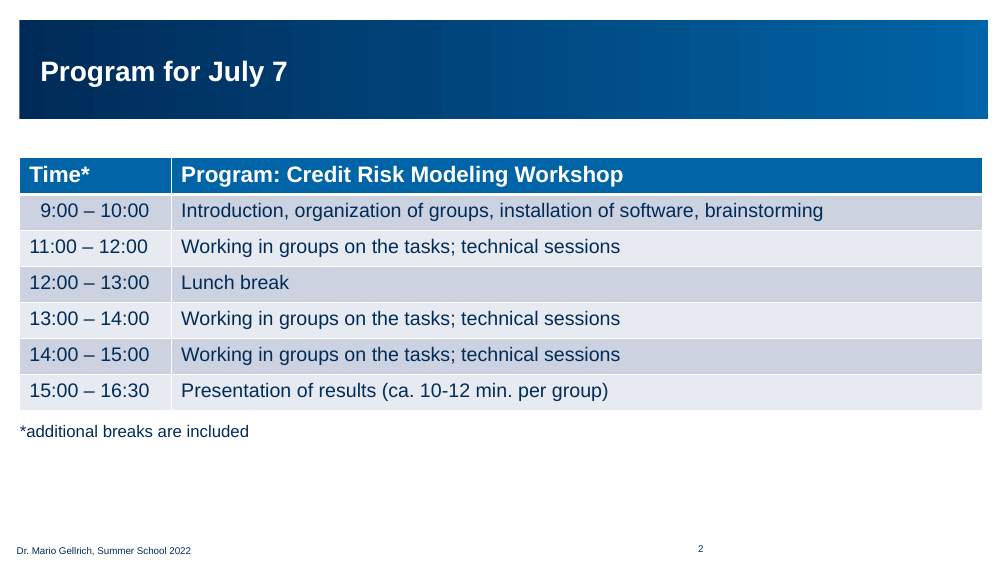
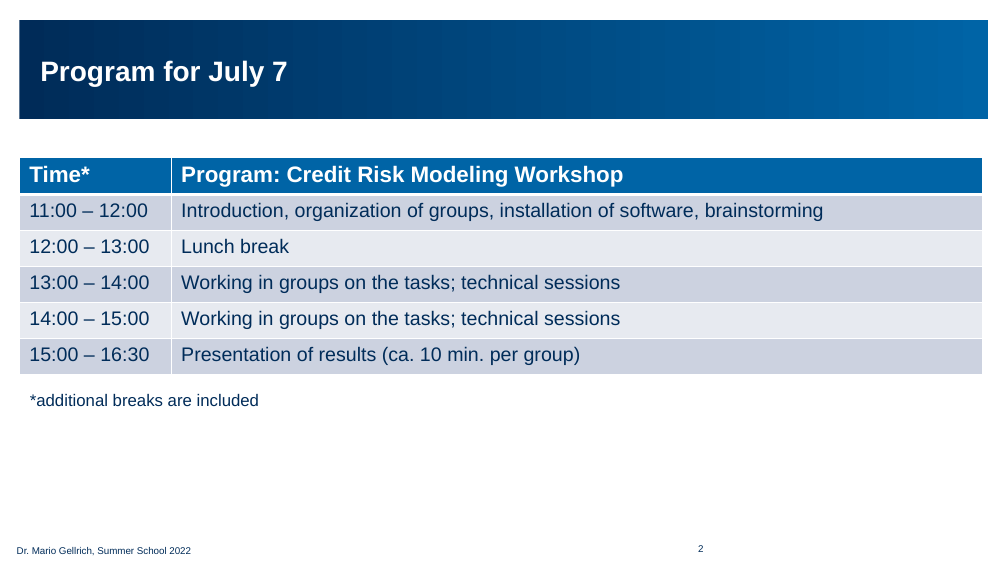
Before and after one commit to simschwab/summer_school_FS2022, a slide deck: slide 2 of Credit_Risk_Modeling/Slides_Credit_Risk_Modeling_Workshop_EN.pptx. Drawn at 1008x567 pixels with LibreOffice and Linux fonts; fonts in the diff are those of the drawing; background and template pictures are left out. Boxes give left, top, right and bottom in pixels: in the first picture for what was removed or moved away, otherwise in the second. Text is boxed around its words. In the diff, an @@ line names an element or a change of style, - is before the commit and + after.

Commit message:
update summer school FS2022

```diff
--- a/Credit_Risk_Modeling/Slides_Credit_Risk_Modeling_Workshop_EN.pptx
+++ b/Credit_Risk_Modeling/Slides_Credit_Risk_Modeling_Workshop_EN.pptx
@@ table at bbox=[19, 157, 983, 374] @@
-row 2: 9:00 – 10:00 | Introduction, organization of groups, installation of software, brainstorming
-row 3: 11:00 – 12:00 | Working in groups on the tasks; technical sessions
+row 2: 11:00 – 12:00 | Introduction, organization of groups, installation of software, brainstorming
-row 6, column 2: Presentation of results (ca. 10-12 min. per group)
+row 6, column 2: Presentation of results (ca. 10 min. per group)
@@ text "*additional breaks are included": place and size @@
-text "*additional breaks are included" at bbox=[20, 425, 249, 437]
+text "*additional breaks are included" at bbox=[30, 394, 259, 406]
```
